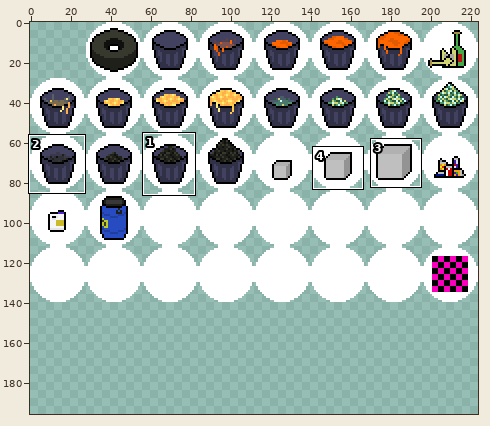
One commit to this sprite sheet: assets/itemsbubbles.png. Above, an overview of the earlier version with the close-up marked.
Close-up. As it was:
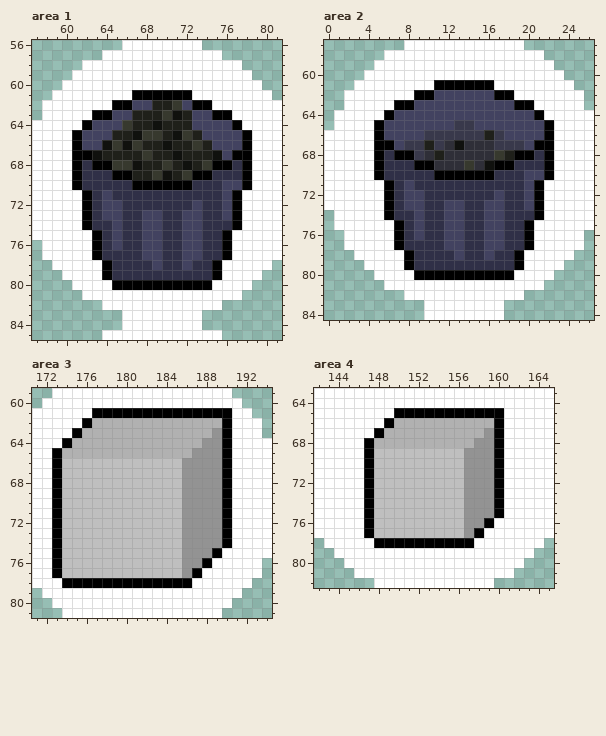
The file is 224x140 pixels. Colours within 5 levels of each other are drawn and written as one. Shown: area 1: x 57..81, y 56..85; area 2: x 0..26, y 57..84; area 3: x 171..194, y 59..81; area 4: x 142..165, y 63..82. The old version is drawn lined up with the new one, on the new canvas. The commit also changed other parts of the picture, which this record leaves out.
Once edited:
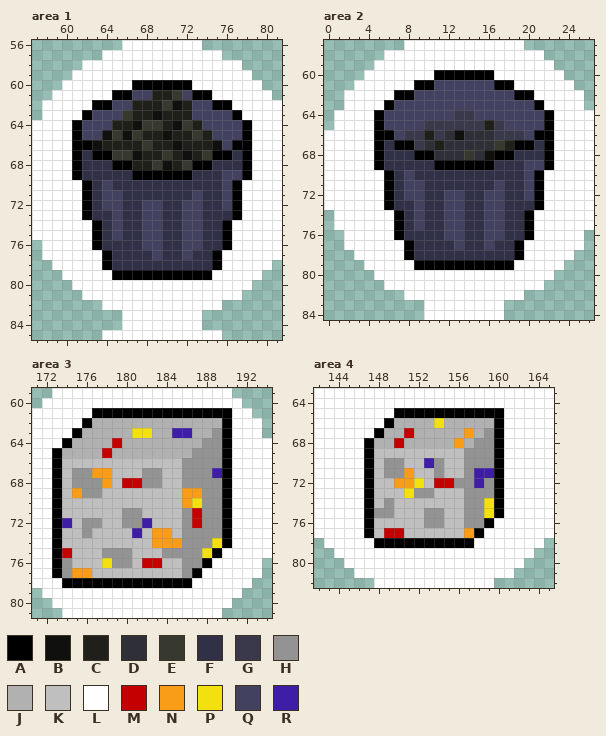
Palette (. is transparent): A #000000  B #10110e  C #1f201a  D #2f2f38  E #37392e  F #303047  G #39394b  H #939393  J #b1b1b1  K #bfbfbf  L #ffffff  M #c40000  N #f99c17  P #f3e00f  Q #424260  R #3e1da7
The exact change:
canvas 224x140 -> 224x196
Changed rows in their new state; - is an unchanged pixel.
Area 1:
first column x 61:
60 ------AAAAAA------
61 ----AAQQCCEQAA----
62 --AAQQCC-EBCQQAA--
63 -AQQ-E--BCC---QQA-
64 AQ--CCBEE-BEC---QA
65 ---BEBECCBCCEC----
66 -ABCCCCE-CB-C-B-A-
67 -FAAEEBC-ECB-EAAF-
68 --FFAAC-EB-EAAFF--
69 ----FFAAAAAAFF-QQ-
70 LA-Q--FFFFFF----AL
71 ----Q-------Q-----
72 -------QQ--Q------
73 ---F-----------F--
74 -LA------------AL-
76 ----F-------------
77 --LA---F----F-AL--
78 --------F--F------
79 ---LAAAAAAAAAAL---
80 ----LLLLLLLLLL----
Area 2:
first column x 5:
60 ------AAAAAA------
61 ----AAQQQQQQAA----
62 --AAQQ------QQAA--
63 -AQQ----------QQA-
64 AQ------GG------QA
65 -----GGG--GCG-----
66 -A-GGC-DBDDD-GG-A-
67 -FAA-DC-D---ECAAF-
68 --FFAAD--E-BAAFF--
69 ----FFAAAAAAFF-QQ-
70 LA-Q--FFFFFF----AL
71 ----Q-------Q-----
72 -------QQ--Q------
73 ---F-----------F--
74 -LA------------AL-
76 ----F-------------
77 --LA---F----F-AL--
78 --------F--F------
79 ---LAAAAAAAAAAL---
80 ----LLLLLLLLLL----
Area 3:
first column x 174:
63 -------PP--RR---
64 -----M----------
65 ----M-----------
67 -HHNN---HH-----R
68 -HHHN-MMHH------
69 -NHH--------NN--
70 ------------NP--
71 ------HH-----M--
72 R-HH--HHR----M--
73 --H----R-NN-----
74 ---------NNN---P
75 M---HHH---HH--P-
76 H---PHH-MM------
77 HNN-------------
Area 4:
first column x 148:
66 ------P-----
67 ---M-----N--
68 --M-----N---
70 -HH--RH-----
71 -HHN--H---RR
72 --NNP-MMH-R-
73 ---PHH------
74 -H---------P
75 HH---HH----P
76 -----HH-----
77 -MM------N--
Pixel boxes of the changes (left, top, right, bottom) in both close-ups:
changed: (72, 80, 252, 290)
changed: (374, 70, 554, 280)
changed: (62, 428, 222, 578)
changed: (374, 418, 494, 538)
